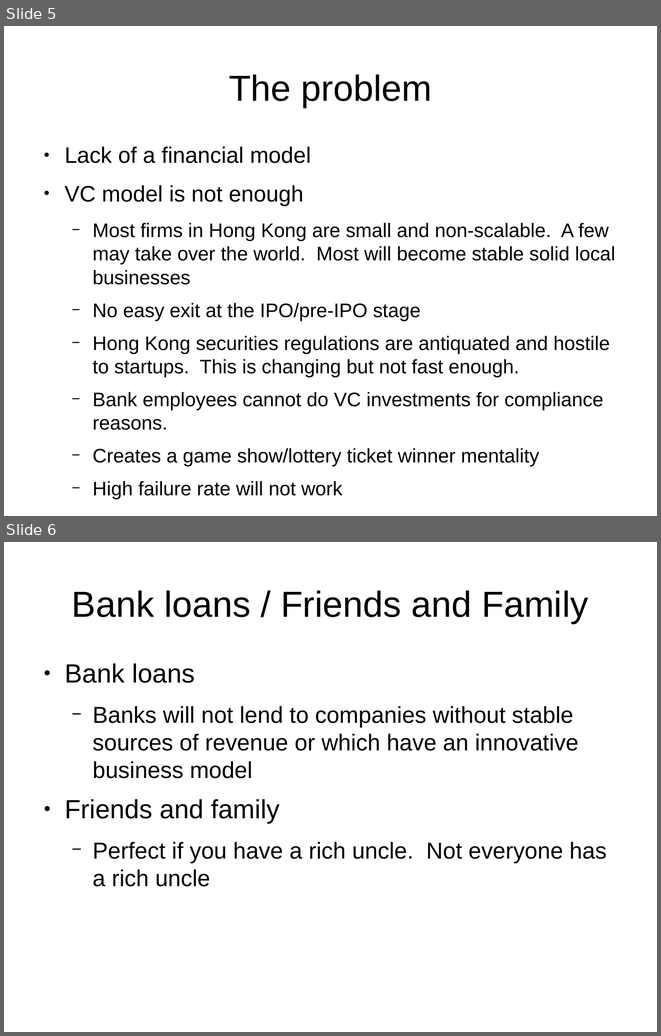
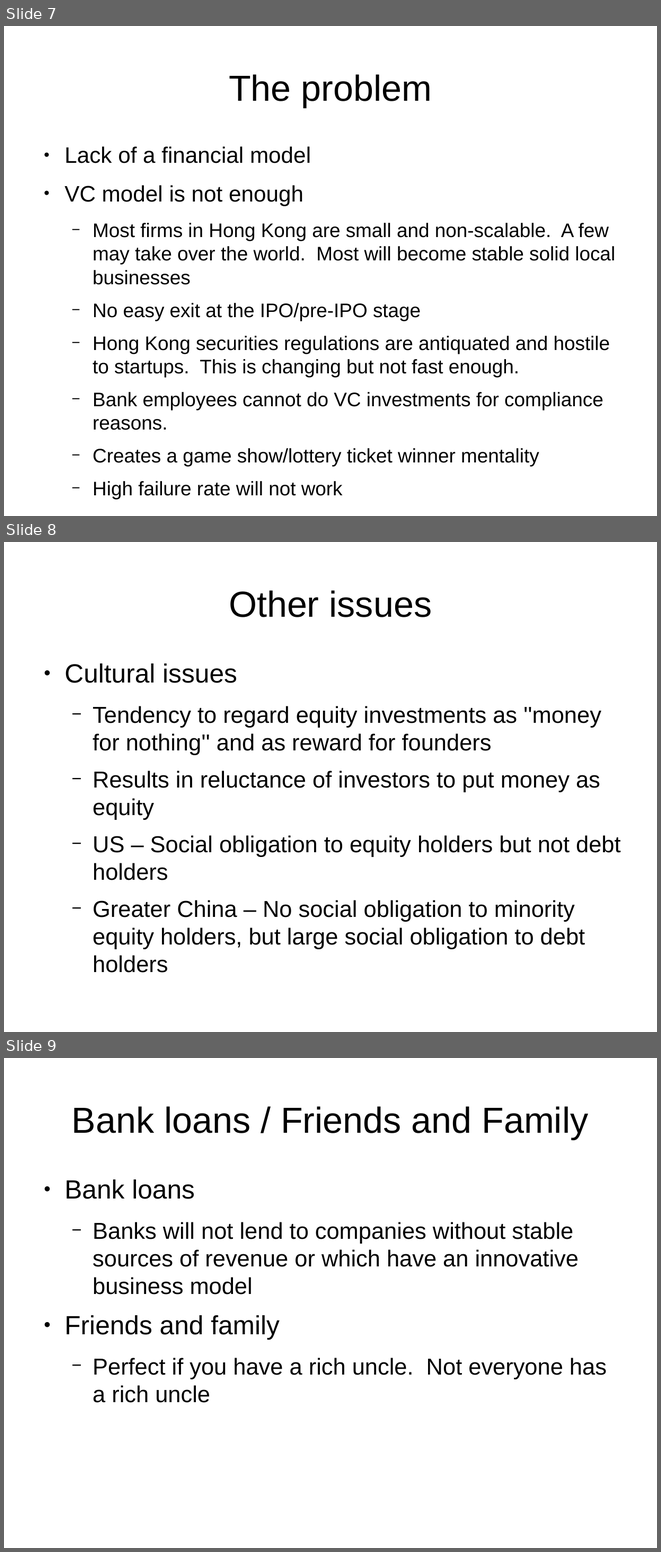
Before and after one commit to joequant/bitquant, a slide deck: pitchdecks/smartmicroloanshk.odp. Shown one above the other, each under a label of ours: slides 5 and 6 before the commit, slides 7, 8 and 9 after it. The pictures are 661x1036 and 661x1552 pixels, drawn with LibreOffice and Linux fonts; fonts in the diff are those of the drawing. Boxes give left, top, right and bottom in pixels: in the first picture for what was removed or moved away, otherwise in the second. Text is boxed around its words. In the diff, an @@ line names an element or a change of style, - is before the commit and + after.

```diff
--- a/pitchdecks/smartmicroloanshk.odp
+++ b/pitchdecks/smartmicroloanshk.odp
@@ slide 8 added at <box>4,542,657,1032</box>, background #FFFFFF @@
@@ title added at <box>229,590,432,617</box>, 44 pt, text #000000 @@
+Other issues
@@ text added at <box>64,663,621,949</box>, 28 pt, text #000000 @@
+● Cultural issues
+  − Tendency to regard equity investments as ''money for nothing'' and as reward for founders
+  − Results in reluctance of investors to put money as equity
+  − US – Social obligation to equity holders but not debt holders
+  − Greater China – No social obligation to minority equity holders, but large social obligation to debt holders
@@ what was slide 5 is now slide 7 @@
@@ what was slide 6 is now slide 9 @@
```
Also in this commit, not shown: 7 slides changed, 5 other slides added, 1 slide removed, 1 other file.
